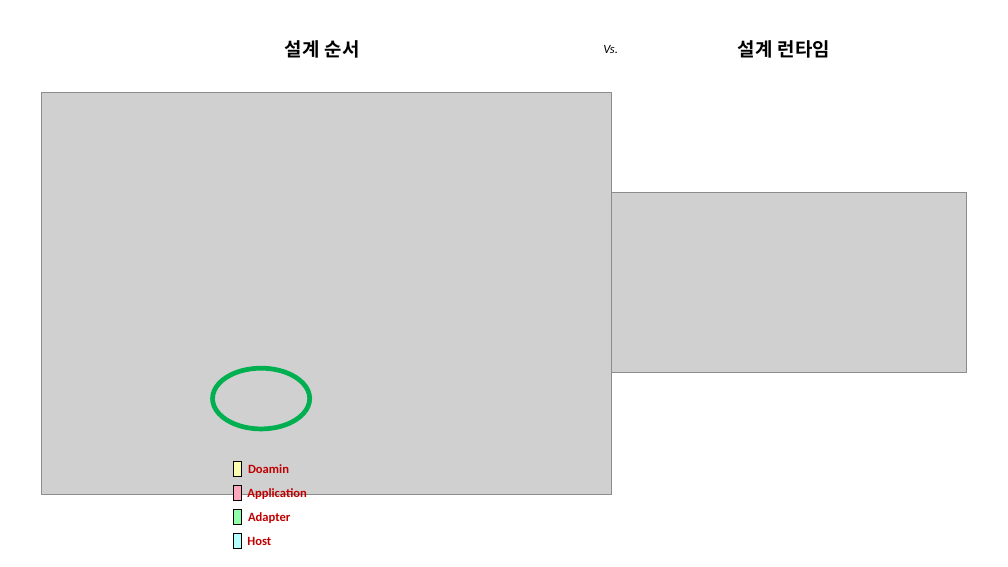
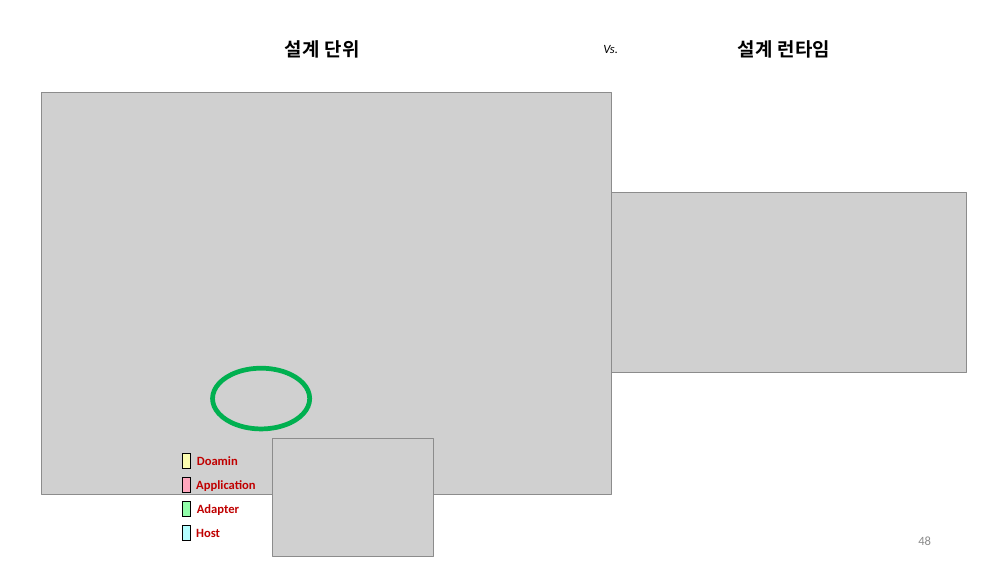
Before and after one commit to hhko/ArchDdd, a slide deck: slide 48 of README.pptx (slide 47 before the commit). Drawn at 1008x567 pixels with LibreOffice and Linux fonts; fonts in the diff are those of the drawing; grey boxes stand for pictures. Boxes give left, top, right and bottom in pixels: in the first picture for what was removed or moved away, otherwise in the second. Text is boxed around its words. In the diff, an @@ line names an element or a change of style, - is before the commit and + after.

```diff
--- a/README.pptx
+++ b/README.pptx
@@ text at [285,40,360,58]: text changed @@
-설계 순서
+설계 단위
@@ picture added at [272,438,433,556] @@
@@ text "Application": place and size @@
-text "Application" at [247,488,306,501]
+text "Application" at [196,480,255,491]
@@ rectangle: place and size @@
-rectangle at [234,510,242,525]
+rectangle at [183,502,191,517]
@@ 3 texts, 3 rectangles: place and size @@
-3 texts, 3 rectangles at [234,461,290,548]
+3 texts, 3 rectangles at [183,454,239,541]
@@ page number added at [918,536,931,545], 12 pt, text #8C8C8C @@
+48
```
Also in this commit, not shown: 55 other slides changed, 3 slides added, 1 slide removed, 3 other files.
